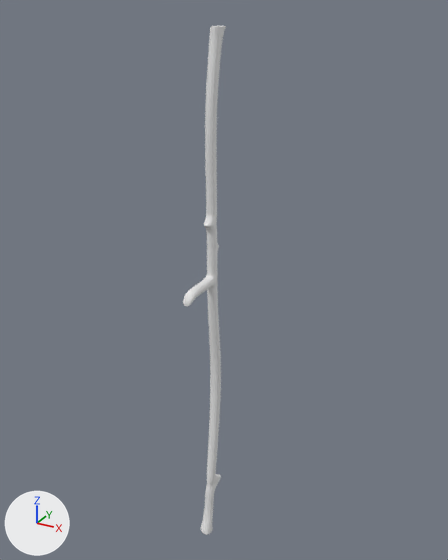
One commit to the Blender file Models/Weapons/FantasyScythe/fantasyScythe.blend: the scene before it, then after it.
The view is the same before and after, from a camera (50 mm lens) standing at (5.05, -8.75, 5.25) and looking at (-0.3, 0.98, 0.39). The lights are fixed; the arrows at lower left show +X, +Y and +Z.

Objects in the first picture: 'Stick'.
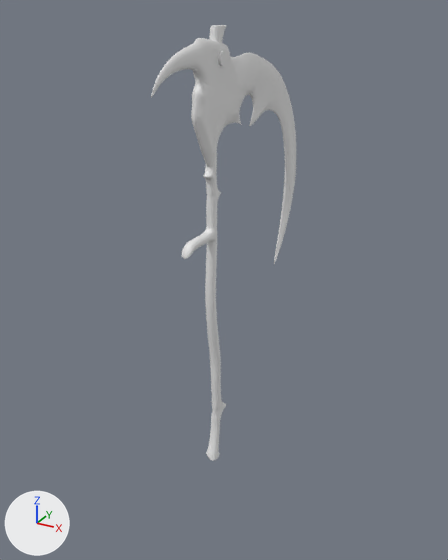
Changed parts and their boxes [x1, y1, x2, y2] in the pictures (448 x 560 px; the box of a moved part takes in the faces that stretch with it):
'Cube', added: after [151, 38, 296, 264]
'Stick', reshaped (14% shorter): before [183, 26, 226, 535]; after [182, 25, 227, 461]
part 1 of me_cube_001, moved or reshaped: before [183, 116, 221, 535]; after [182, 25, 227, 461]

Edits to the bpy script that builds the scene:
```text
Change me_cube_001:
    used by ob_stick; location = (0.0, 0.0, 0.0); scale = (0.1, 0.1, 5.0)
    remove me_cube_001.from_pydata(...)  # 180 vertices, 178 faces; spans x -1.61..1.31, y -8.85..4.66, z -0.96..1.0
    add me_cube_001.from_pydata(...)  # 204 vertices, 202 faces; spans x -1.61..1.31, y -8.85..5.2, z -0.61..1.0
    me_cube_001 part 1: 2 vertices moved within x -1.0..1.0, y -1.0, z 0.47; 148 vertices removed from x -1.61..1.31, y -8.85..3.3, z -0.96..0.47; 172 vertices added at x -1.61..1.31, y -8.85..5.2, z -0.61..1.0
Add me_cube_002:
    me_cube_002.from_pydata(...)  # 322 vertices, 269 faces; spans x 0.0..0.9, y -9.1..19.6, z -19.6..6.6
Add ob_cube:
    ob_cube = bpy.data.objects.new('Cube', me_cube_002)
    ob_cube.location = (0.0, 0.02, 3.64)
    ob_cube.scale = (0.185, 0.185, 0.185)
    _m = ob_cube.modifiers.new('Mirror', 'MIRROR')
    _m.use_clip = True
    _m = ob_cube.modifiers.new('Subdivision', 'SUBSURF')
    _m.levels = 2
```
